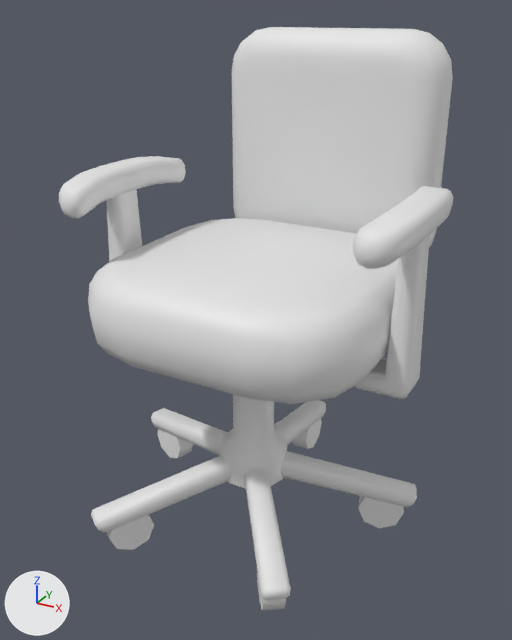
Before and after pictures for a commit that changed the FBX model Assets/2.Models/chaebin/team chair 2/team chair 2.fbx.
Both versions are drawn from a camera (50 mm lens) standing at (1.75, -1.98, 2.25) and looking at (0.34, 0.58, 0.97). Arrows for +X, +Y and +Z are at lower left; the lights stay in place. Where no turn or scale is listed for an object, it has been applied to the vertices.

The first picture shows 'chair_2'.
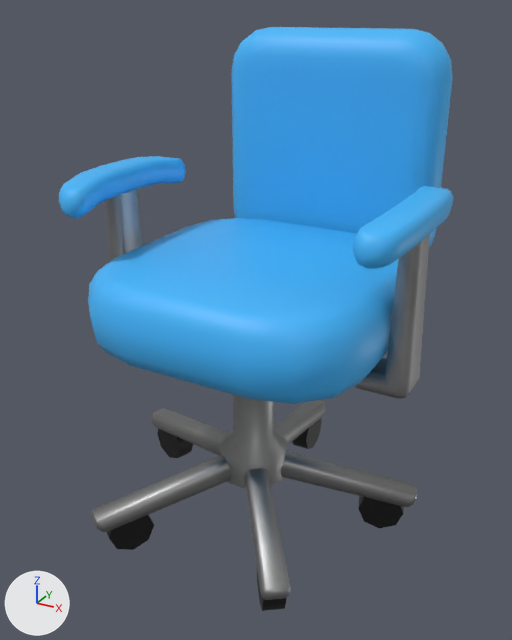
Diff of the bpy script that builds the scene:
```diff
--- a/Assets/2.Models/chaebin/team chair 2/team chair 2.fbx.py
+++ b/Assets/2.Models/chaebin/team chair 2/team chair 2.fbx.py
@@ img_team_2_3_normal_png @@
+img_team_2_3_normal_png = load_image('team 2_3_Normal.png', '_unpacked/team_2_3_Normal.png', 2048, 2048, 'Non-Color')
@@ img_team_2_3_metallicsmoothness_png @@
+img_team_2_3_metallicsmoothness_png = load_image('team 2_3_MetallicSmoothness.png', '_unpacked/team_2_3_MetallicSmoothness.png', 2048, 2048, 'Non-Color')
@@ img_team_2_3_albedotransparency_png @@
+img_team_2_3_albedotransparency_png = load_image('team 2_3_AlbedoTransparency.png', '_unpacked/team_2_3_AlbedoTransparency.png', 2048, 2048, 'sRGB')
@@ mat_3 @@
 n0 = _N.new('ShaderNodeBsdfPrincipled'); n0.name = 'Principled BSDF'
 n1 = _N.new('ShaderNodeOutputMaterial'); n1.name = 'Material Output'
+n2 = _N.new('ShaderNodeTexImage'); n2.name = 'Image Texture'
+n2.image = img_team_2_3_albedotransparency_png
+n3 = _N.new('ShaderNodeTexImage'); n3.name = 'Image Texture.001'
+n3.image = img_team_2_3_metallicsmoothness_png
+n4 = _N.new('ShaderNodeTexImage'); n4.name = 'Image Texture.002'
+n4.image = img_team_2_3_normal_png
+n5 = _N.new('ShaderNodeNormalMap'); n5.name = 'Normal Map'
 _L.new(n0.outputs[0], n1.inputs[0])  # 'BSDF' to 'Surface'
+_L.new(n2.outputs[0], n0.inputs[0])  # 'Color' to 'Base Color'
+_L.new(n3.outputs[0], n0.inputs[1])  # 'Color' to 'Metallic'
+_L.new(n4.outputs[0], n5.inputs[1])  # 'Color' to 'Color'
+_L.new(n5.outputs[0], n0.inputs[5])  # 'Normal' to 'Normal'
```

Location of each change, (x1, y1, x2, y2) in pixels of the pictures (512 x 640 px):
'chair_2', surface changed (white to blue): (59, 27, 453, 611) in both
